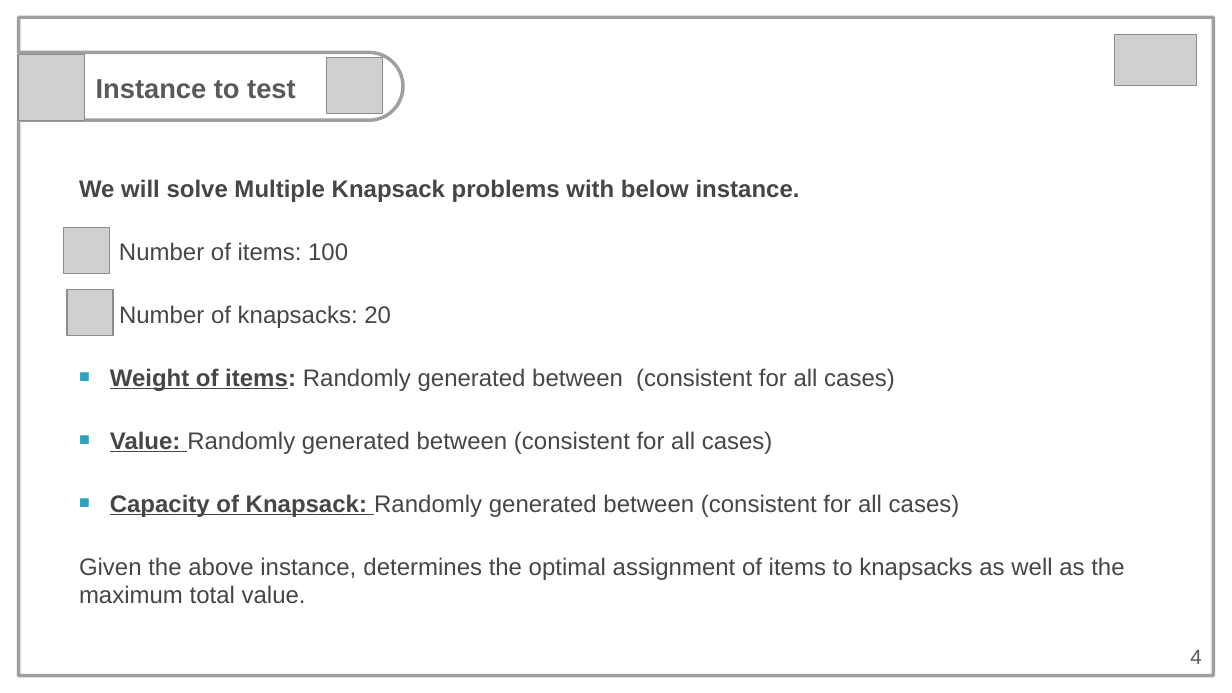
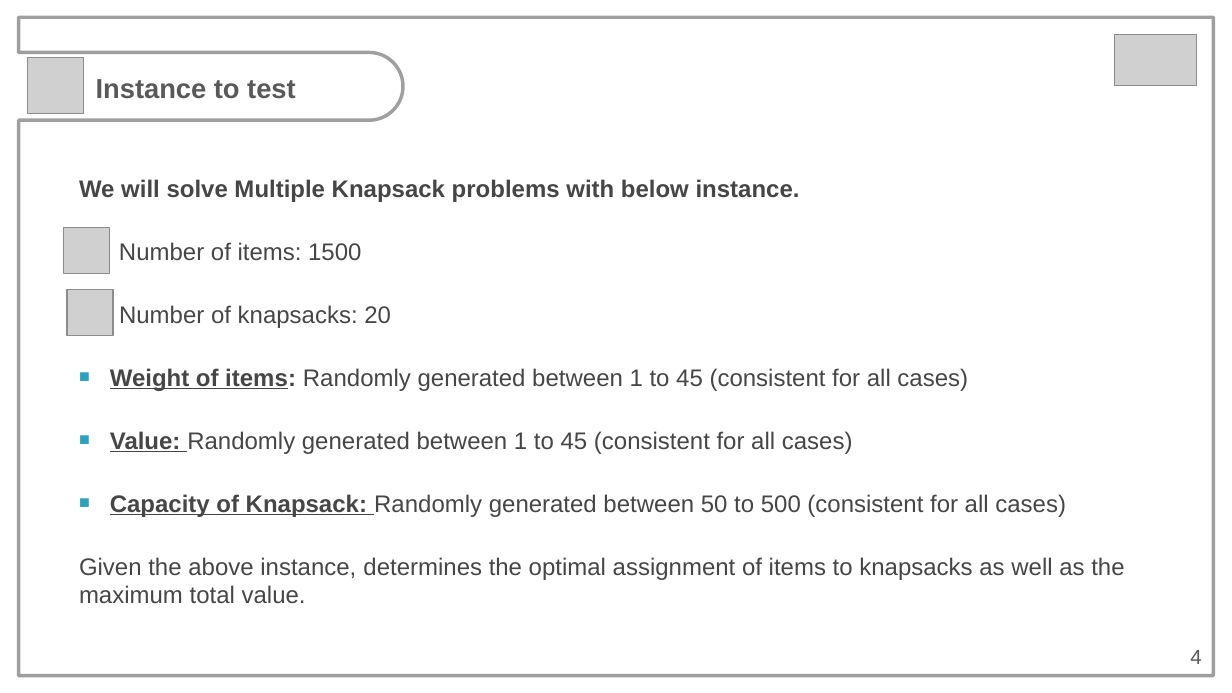
Before and after one commit to YMF2022/IntegerOptimizationCourse, a slide deck: slide 4 of OptimisationCourse_finalpresentation.pptx. Drawn at 1232x693 pixels with LibreOffice and Linux fonts; fonts in the diff are those of the drawing; grey boxes stand for pictures. Boxes give left, top, right and bottom in pixels: in the first picture for what was removed or moved away, otherwise in the second. Text is boxed around its words. In the diff, an @@ line names an element or a change of style, - is before the commit and + after.

```diff
--- a/OptimisationCourse_finalpresentation.pptx
+++ b/OptimisationCourse_finalpresentation.pptx
@@ picture removed at (18, 54, 85, 121) @@
@@ picture: place and size @@
-picture at (326, 57, 383, 113)
+picture at (27, 57, 84, 113)
@@ text at (119, 242, 361, 261): text changed @@
-Number of items: 100
+Number of items: 1500
@@ text at (110, 368, 1066, 517): text changed @@
-■ Weight of items: Randomly generated between (consistent for all cases)
-■ Value: Randomly generated between (consistent for all cases)
-■ Capacity of Knapsack: Randomly generated between (consistent for all cases)
+■ Weight of items: Randomly generated between 1 to 45 (consistent for all cases)
+■ Value: Randomly generated between 1 to 45 (consistent for all cases)
+■ Capacity of Knapsack: Randomly generated between 50 to 500 (consistent for all cases)
```
Also in this commit, not shown: 5 other slides changed, 1 slide added, 1 slide removed, 9 other files.
